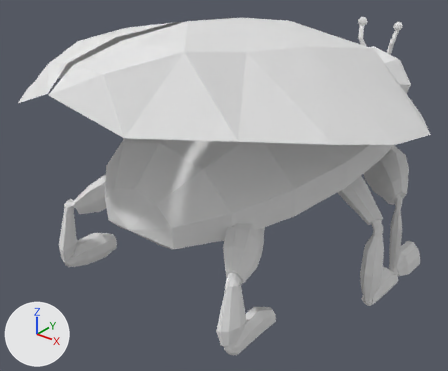
One commit to the OBJ model projects/Frog Frontier Game/res/RunToCrawl_000005.obj: the scene before it, then after it.
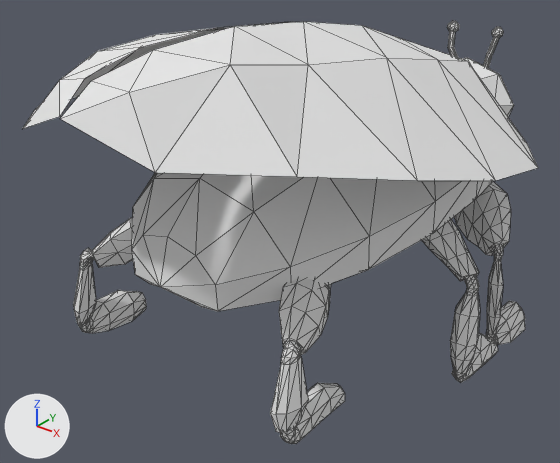
The first picture shows the older version from a 50 mm camera at (3.54, -4.89, 2.33) aimed at (-0.23, -0.19, -0.59). The close-ups show both versions on the part from 0% to 100% of the width and 0% to 100% of the height of that picture. The lights are fixed; the arrows at lower left show +X, +Y and +Z. The close-ups show mesh edges as thin lines. Where no turn or scale is listed for an object, it has been applied to the vertices.
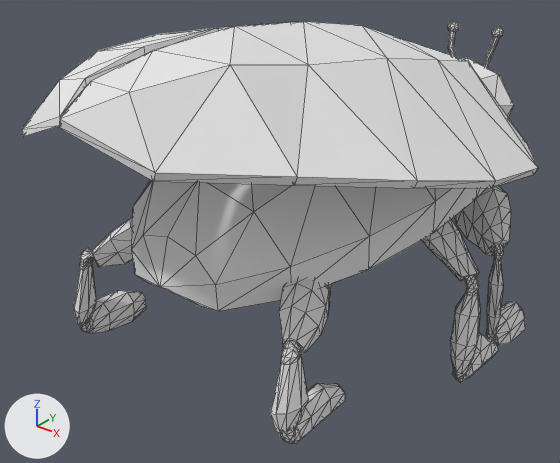
Boxes [x1, y1, x2, y2] around the edits, measured in the close-ups (560 x 463 px):
part 1 of me_sphere, added
    after: [22, 22, 538, 188]

Patch to the scene script:
```diff
--- a/projects/Frog Frontier Game/res/RunToCrawl_000005.obj.py
+++ b/projects/Frog Frontier Game/res/RunToCrawl_000005.obj.py
@@ me_sphere @@
 # used by ob_sphere; location = (0.0, 0.0, 0.0)
-me_sphere.from_pydata(...)  # 1637 vertices, 3230 faces; spans x -1.71..1.72, y -2.43..3.01, z -1.56..1.32
+me_sphere.from_pydata(...)  # 1702 vertices, 3391 faces; spans x -1.71..1.72, y -2.43..3.01, z -1.56..1.32
+# me_sphere part 1: 65 vertices added at x -1.69..1.7, y -2.43..2.19, z -0.04..1.27
 me_sphere.materials.append(mat_material_001)
```
